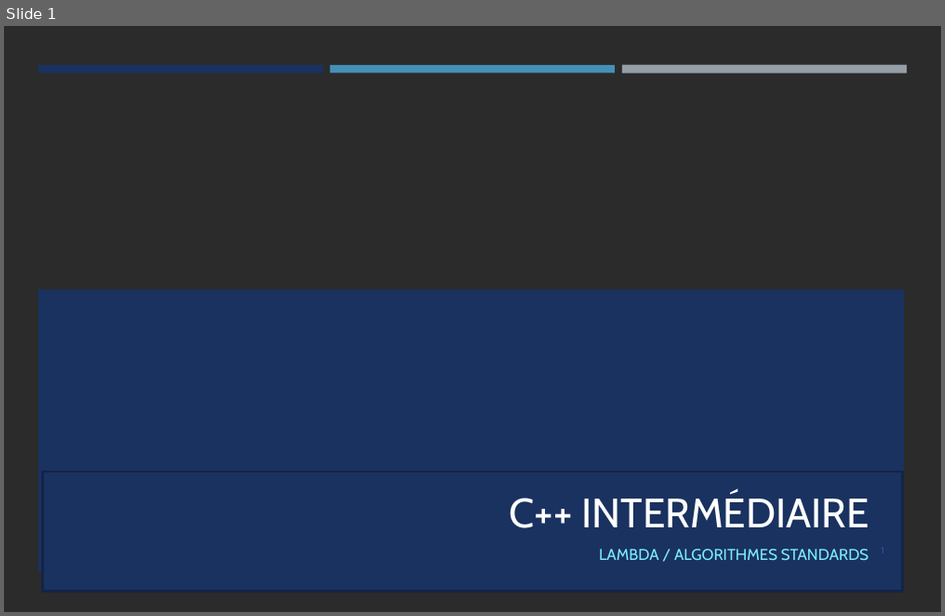
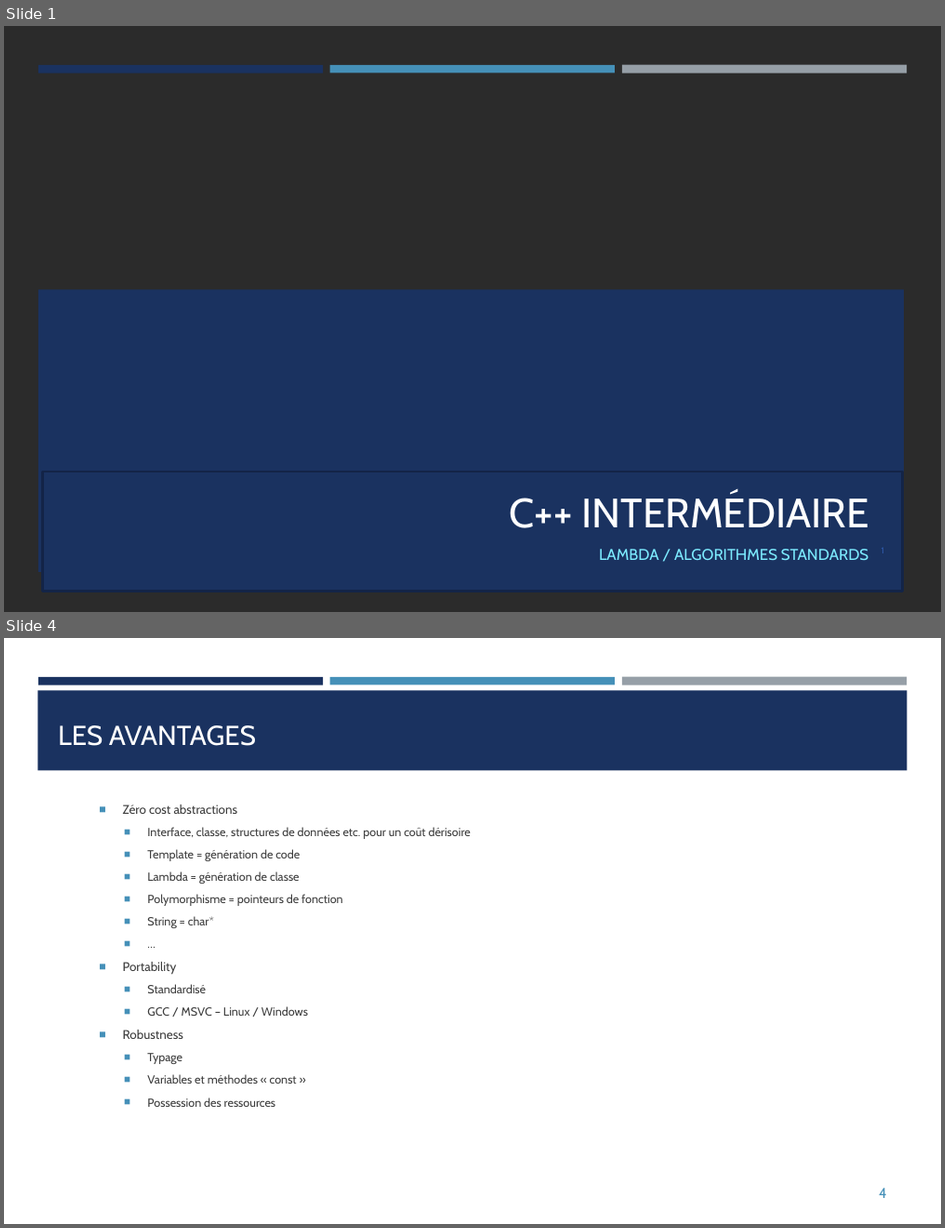
Before and after one commit to franckginguene/cpp_scalian, a slide deck: diapos/CPP_matin.pptx. Shown one above the other, each under a label of ours: slide 1 before the commit, slides 1 and 4 after it; the slides between them are not shown. The pictures are 945x616 and 945x1228 pixels, drawn with LibreOffice and Linux fonts; fonts in the diff are those of the drawing; background and template pictures are left out; a plain dark background stands for a picture behind light text. Boxes give left, top, right and bottom in pixels: in the first picture for what was removed or moved away, otherwise in the second. Text is boxed around its words. In the diff, an @@ line names an element or a change of style, - is before the commit and + after.

Commit message:
lambdas

```diff
--- a/diapos/CPP_matin.pptx
+++ b/diapos/CPP_matin.pptx
@@ slide 4 added at (4,638,941,1224), background #FFFFFF; not listed: 3 template elements that a slide beside it also shows @@
@@ rectangle added at (37,690,908,770), fill #1A3260 @@
@@ title added at (58,725,256,746), 21 pt, text #FFFFFF @@
+LES AVANTAGES
@@ text added at (123,804,471,1107), 9 pt, text #3D3D3D @@
+■ Zéro cost abstractions
+  ■ Interface, classe, structures de données etc. pour un coût dérisoire
+  ■ Template = génération de code
+  ■ Lambda = génération de classe
+  ■ Polymorphisme = pointeurs de fonction
+  ■ String = char*
+  ■ …
+■ Portability
+  ■ Standardisé
+  ■ GCC / MSVC – Linux / Windows
+■ Robustness
+  ■ Typage
+  ■ Variables et méthodes « const »
+  ■ Possession des ressources
@@ page number added at (879,1188,888,1198), 11 pt, text #4590B8 @@
+4
```
Also in this commit, not shown: 3 slides changed, 23 other slides added, 6 slides removed, 1 other file.
